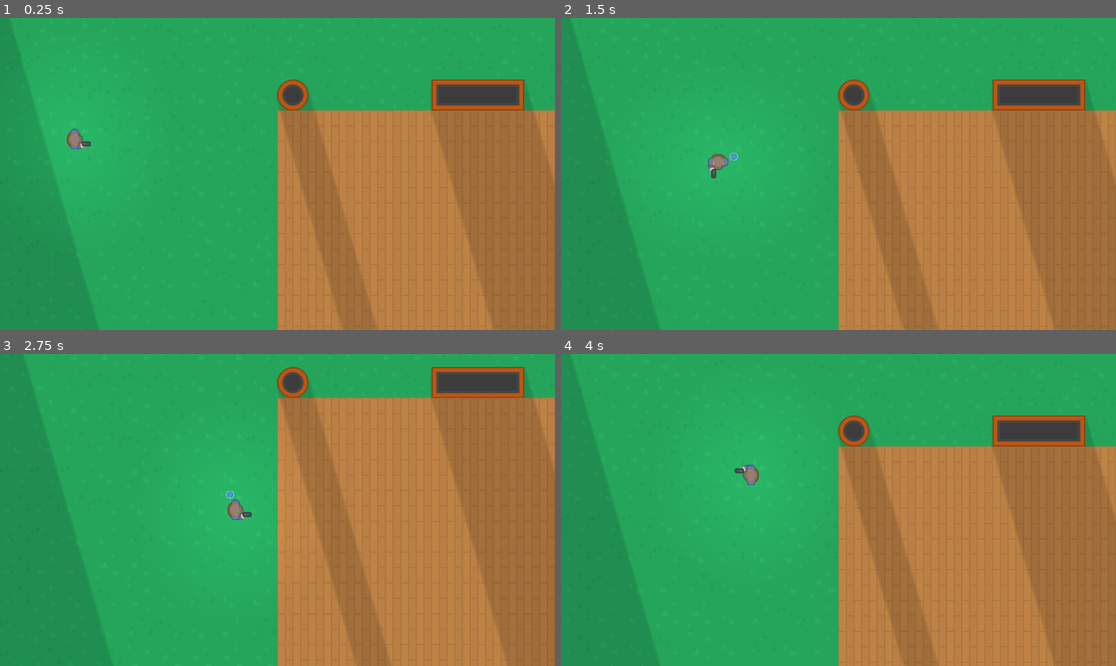
Above: before the commit, frames 1-4 (two rows, left to right).
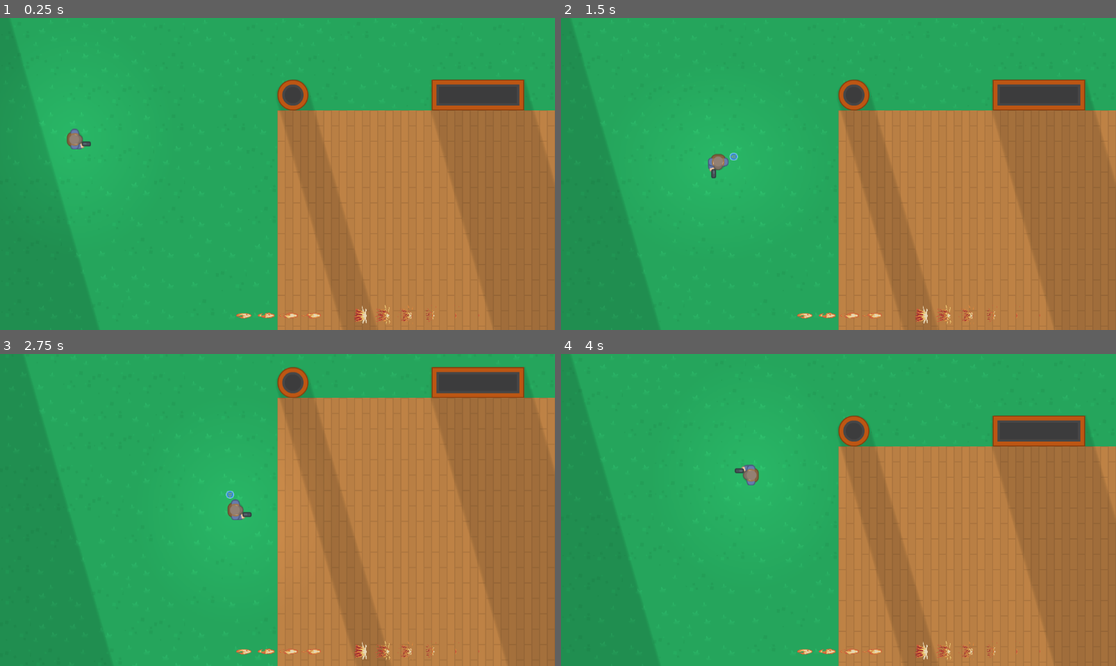
Above: after the commit, the same moments.

Repository: ChristopherDebray/godot_base
Game: Godot game, scene res://scenes/level/levels/level_test.tscn
Same seed, same stepped clock (60 frames per second), same inputs: the game is played once before the commit and once after it.
Inputs (mouse positions are in pixels of both pictures, inside the frame that each line leads up to):
- Up to frame 1 (0.25 s): no input
- Up to frame 2 (1.5 s): tap Enter at 0.5 s; move the mouse to (960, 158) at 0.52 s; hold D (right) 0.53-1.28 s; click (960, 158) at 0.6 s; move the mouse to (727, 189) at 1.27 s; hold S (down) from 1.28 s (still down); tap 3 (b_3_action) at 1.35 s
- Up to frame 3 (2.75 s): click (166, 525) at 1.55 s; move the mouse to (333, 441) at 2.02 s; release S (down) at 2.03 s; hold D (right) from 2.03 s (still down); click (333, 441) at 2.1 s
- Up to frame 4 (4 s): move the mouse to (810, 572) at 2.77 s; release D (right) at 2.78 s; hold W (up) 2.78-3.53 s; tap E (validate) at 2.85 s; click (810, 572) at 3.05 s; move the mouse to (1005, 556) at 3.52 s; hold A (left) from 3.53 s (still down); tap 1 (x_1_action) at 3.6 s; click (1005, 556) at 3.8 s

The runs differ from the first frame. In frame 1, 0.3% of the frame differs, in the area x 42-87%, y 91-98%; in frame 2, 0.3%; in frame 3, 0.3%, in the area x 42-87%, y 91-99%; in frame 4, 0.3%.
Error before the commit: Trying to return an array of type "Array" where expected return type is "Array[int]". (res://data/spells/spells.gd:15)

Commit message:
feat: Added fonctional cooldown system with ui indicator

Diff:
--- a/autoloads/spell_cooldown_manager.gd
+++ b/autoloads/spell_cooldown_manager.gd
@@ -1,6 +1,7 @@
 extends Node
 
 const SpellEnums = preload("res://data/spells/enums.gd")
+const Spells = preload("res://data/spells/spells.gd")
 
 var _cooldowns := {}
 
@@ -11,19 +12,24 @@
 
 func can_cast(key: Array) -> bool:
 	var combo_key = _combo_key(key)
-	if not _cooldowns.has(combo_key):
+	var spellKey = Spells.SPELLS_ELEMENTS.get(combo_key)
+	if not spellKey:
+		return false
+
+	if not _cooldowns.has(spellKey):
 		return true
 
-	var remaining = _cooldowns[combo_key] - Time.get_ticks_msec() / 1000.0
+	var remaining = _cooldowns[spellKey] - Time.get_ticks_msec() / 1000.0
 	return remaining <= 0
 
 func set_cooldown(key: Array, duration: float):
 	key.sort()
 	var combo_key = _combo_key(key)
-	_cooldowns[combo_key] = Time.get_ticks_msec() / 1000.0 + duration
+	var spellKey = Spells.SPELLS_ELEMENTS[combo_key]
 
-func get_remaining(key: Array) -> float:
-	var combo_key = _combo_key(key)
-	if not _cooldowns.has(combo_key):
+	_cooldowns[spellKey] = duration
+
+func get_remaining(key: String) -> float:
+	if not _cooldowns.has(key):
 		return 0.0
-	return max(0.0, _cooldowns[combo_key] - Time.get_ticks_msec() / 1000.0)
+	return max(0.0, _cooldowns[key] - Time.get_ticks_msec() / 1000.0)
--- a/data/spells/spells.gd
+++ b/data/spells/spells.gd
@@ -2,17 +2,22 @@
 
 const Enums = preload("res://data/spells/enums.gd")
 
-const SPELLS: Dictionary = {
-	[Enums.ELEMENTS.FIRE, Enums.ELEMENTS.FIRE]: preload("res://data/spells/spell_ressources/fireball.tres"),
-	[Enums.ELEMENTS.WIND, Enums.ELEMENTS.FIRE]: preload("res://data/spells/spell_ressources/lightning.tres"),
+const SPELLS_ELEMENTS = {
+	"1,1": 'fireball',
+	"1,3": 'lightning',
 }
 
-static func get_key_from_spell_name(name: String) -> Array[int]:
+const SPELLS: Dictionary = {
+	'fireball': preload("res://data/spells/spell_ressources/fireball.tres"),
+	'lightning': preload("res://data/spells/spell_ressources/lightning.tres"),
+}
+
+static func get_key_from_spell_name(name: String):
 	for key in SPELLS.keys():
 		var spell_data := SPELLS[key] as SpellData
-		print(spell_data)
 		if spell_data and spell_data.name == name:
 			return key
+
 	return []
 
 const SPELLS_d: Dictionary = {
--- a/scenes/spell_book/spell_book.gd
+++ b/scenes/spell_book/spell_book.gd
@@ -16,13 +16,14 @@
 	if elements.is_empty():
 		return null
 
-	if spells.has(elements):
-		return spells[elements] as SpellData
+	var combo_key = _combo_key(elements)
+	var spell_name = Spells.SPELLS_ELEMENTS.get(combo_key)
 
-	if elements.size() == 1 and spells.has([elements[0]]):
-		return spells[[elements[0]]] as SpellData
+	if not spell_name:
+		return null
 
-	return null
+	var spell = Spells.SPELLS.get(spell_name)
+	return spell as SpellData
 
 func register_spell(elements: Array[int], data: Dictionary):
 	var key = elements.duplicate()
@@ -34,7 +35,6 @@
 	var spell = get_spell_from_elements(active_elements)
 
 	if (!spell):
-		print('no spell')
 		return
 
 	if not SpellCooldownManager.can_cast(active_elements):
@@ -64,9 +64,11 @@
 
 func get_remaining_cooldown(combo: Array[SpellEnums.ELEMENTS]) -> float:
 	var key = _combo_key(combo)
-	if not _cooldowns.has(key):
+	var spellKey = Spells.SPELLS_ELEMENTS[key]
+
+	if not _cooldowns.has(spellKey):
 		return 0.0
-	return max(0.0, _cooldowns[key] - Time.get_ticks_msec() / 1000.0)
+	return max(0.0, _cooldowns[spellKey] - Time.get_ticks_msec() / 1000.0)
 
 func _combo_key(arr: Array[SpellEnums.ELEMENTS]) -> String:
 	var sorted = arr.duplicate()
@@ -75,7 +77,5 @@
 
 func register_spells():
 	for key in Spells.SPELLS.keys():
-		var combo = key.duplicate()
-		combo.sort()
-		spells[combo] = Spells.SPELLS[key]
+		spells[key] = Spells.SPELLS[key]
 		var data = Spells.SPELLS[key]
--- a/scenes/ui/in_game_ui.tscn
+++ b/scenes/ui/in_game_ui.tscn
@@ -1,6 +1,7 @@
-[gd_scene load_steps=2 format=3 uid="uid://dqnnqulkpfar1"]
+[gd_scene load_steps=3 format=3 uid="uid://dqnnqulkpfar1"]
 
 [ext_resource type="PackedScene" uid="uid://blvvh7m353g4l" path="res://scenes/ui/spell_cooldown_indicator.tscn" id="1_uyty4"]
+[ext_resource type="Texture2D" uid="uid://c53oglprnqbva" path="res://assets/spells/Firebolt SpriteSheet.png" id="2_4db6k"]
 
 [node name="InGameUi" type="Control"]
 layout_mode = 3
@@ -20,12 +21,12 @@
 theme_override_constants/margin_left = 15
 theme_override_constants/margin_top = 15
 theme_override_constants/margin_right = 15
-theme_override_constants/margin_bottom = 15
+theme_override_constants/margin_bottom = 60
 
 [node name="CooldownIndicators" type="HBoxContainer" parent="MarginContainer"]
 layout_mode = 2
 size_flags_horizontal = 4
-size_flags_vertical = 4
+size_flags_vertical = 8
 theme_override_constants/separation = 100
 
 [node name="FireballCooldownIndicator" parent="MarginContainer/CooldownIndicators" instance=ExtResource("1_uyty4")]
@@ -33,6 +34,7 @@
 size_flags_horizontal = 4
 size_flags_vertical = 4
 spell_name = "fireball"
+icon = ExtResource("2_4db6k")
 
 [node name="FireballCooldownIndicator2" parent="MarginContainer/CooldownIndicators" instance=ExtResource("1_uyty4")]
 layout_mode = 2
--- a/scenes/ui/spell_cooldown_indicator.gd
+++ b/scenes/ui/spell_cooldown_indicator.gd
@@ -5,6 +5,7 @@
 @export var icon: Texture
 
 const SpellEnums = preload("res://data/spells/spells.gd")
+const Enums = preload("res://data/spells/enums.gd")
 
 var remaining_time: float = 0.0
 var max_cooldown: float = 1.0
@@ -18,15 +19,11 @@
 	update_ui(0)
 
 func _process(_delta):
-	var key = SpellEnums.get_key_from_spell_name(spell_name)
-	if key.is_empty():
-		return
-
-	var remain = SpellCooldownManager.get_remaining(key)
-	var spell = SpellEnums.SPELLS.get(key)
+	var spell = SpellEnums.SPELLS.get(spell_name)
 	if spell == null:
 		return
 
+	var remain = SpellCooldownManager.get_remaining(spell_name)
 	var total = spell.cooldown
 	update_cooldown(remain, total)
 
--- a/scenes/ui/spell_cooldown_ui.gd
+++ /dev/null
@@ -1,14 +0,0 @@
-extends Control
-
-const SpellEnums = preload("res://data/spells/spells.gd")
-
-@onready var indicator_container = $VBoxContainer
-@onready var spell_book = get_node("/root/World/Player/SpellBook")
-
-func _process(delta):
-	for child in indicator_container.get_children():
-		if child is SpellCooldownIndicator:
-			var key = SpellEnums.get_key_from_spell_name(child.spell_name)
-			var remain = spell_book.get_remaining_cooldown(key)
-			var total = spell_book.get_spell_from_elements(key).cooldown
-			child.update_cooldown(remain, total)
Not shown, removed: scenes/ui/spell_cooldown_ui.gd.uid
